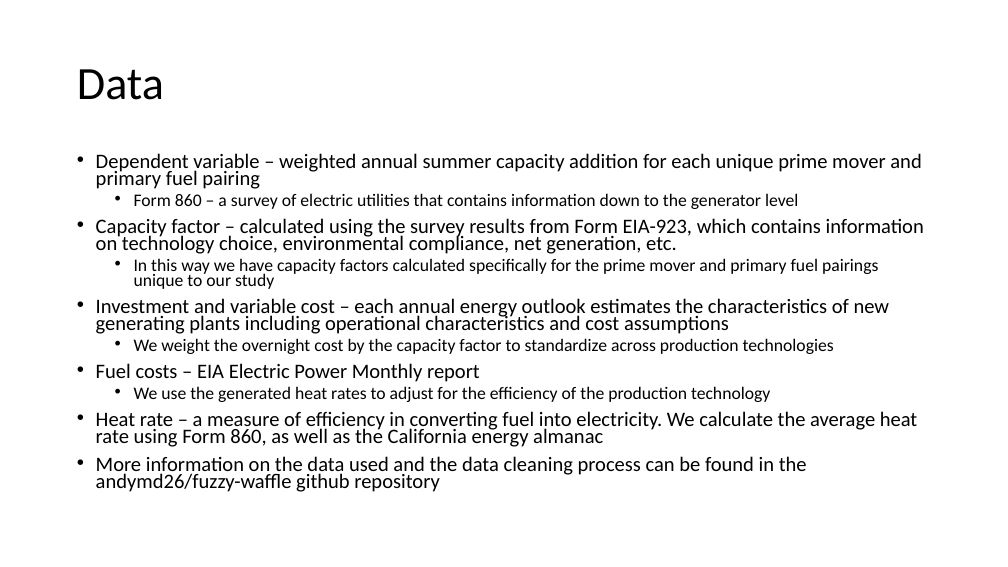
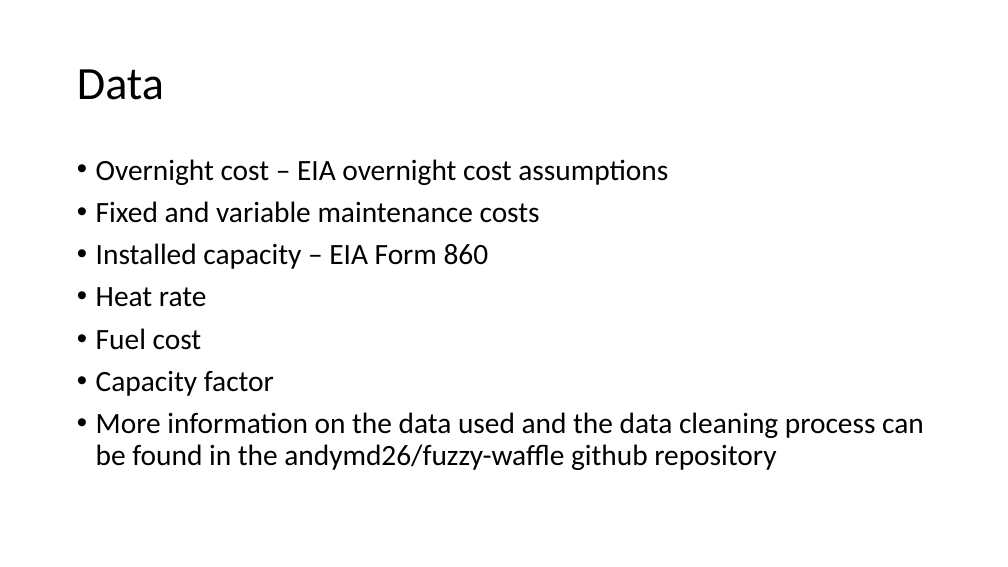
Before and after one commit to andymd26/fuzzy-waffle, a slide deck: slide 5 of doc/Electricity investment.pptx (slide 2 before the commit). Drawn at 1008x567 pixels with LibreOffice and Linux fonts; fonts in the diff are those of the drawing. Boxes give left, top, right and bottom in pixels: in the first picture for what was removed or moved away, otherwise in the second. Text is boxed around its words. In the diff, an @@ line names an element or a change of style, - is before the commit and + after.

```diff
--- a/doc/Electricity investment.pptx
+++ b/doc/Electricity investment.pptx
@@ text at <box>96,159,668,396</box>: text changed; size 19.6 to 28 pt @@
-• Dependent variable – weighted annual summer capacity addition for each unique prime mover and primary fuel pairing
-  • Form 860 – a survey of electric utilities that contains information down to the generator level
-• Capacity factor – calculated using the survey results from Form EIA-923, which contains information on technology choice, environmental compliance, net generation, etc.
-  • In this way we have capacity factors calculated specifically for the prime mover and primary fuel pairings unique to our study
-• Investment and variable cost – each annual energy outlook estimates the characteristics of new generating plants including operational characteristics and cost assumptions
-  • We weight the overnight cost by the capacity factor to standardize across production technologies
-• Fuel costs – EIA Electric Power Monthly report
-  • We use the generated heat rates to adjust for the efficiency of the production technology
-• Heat rate – a measure of efficiency in converting fuel into electricity. We calculate the average heat rate using Form 860, as well as the California energy almanac
+• Overnight cost – EIA overnight cost assumptions
+• Fixed and variable maintenance costs
+• Installed capacity – EIA Form 860
+• Heat rate
+• Fuel cost
+• Capacity factor
@@ text at <box>96,412,924,470</box>: size 19.6 to 28 pt in "More information on the data used and ..."; line spacing 0.7 to 0.9 @@
```
Also in this commit, not shown: 1 other slide changed, 10 slides added, 2 slides removed, 1 other file.
